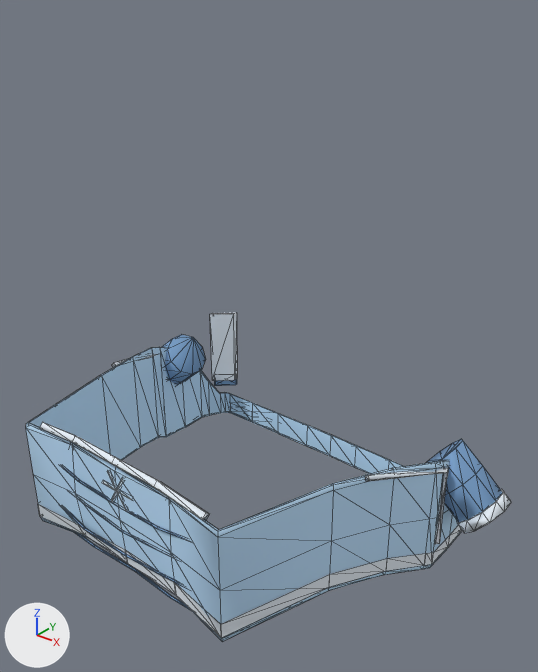
The glTF model ConditioningControlPanel/Resources/web/glassroad/art/models/emi-outfit-snow-day.glb: old version first, new version second.
One viewpoint serves both versions: a 50 mm camera at (0.582, -0.681, 1.221) aimed at (0.034, 0.004, 0.797). Arrows for +X, +Y and +Z are at lower left; the lights stay in place. The picture after the commit comes second. Mesh edges are drawn as thin lines. Vertices at exactly the same position are counted once.

In view in the first picture: 'emi_outfit_snow-day'.
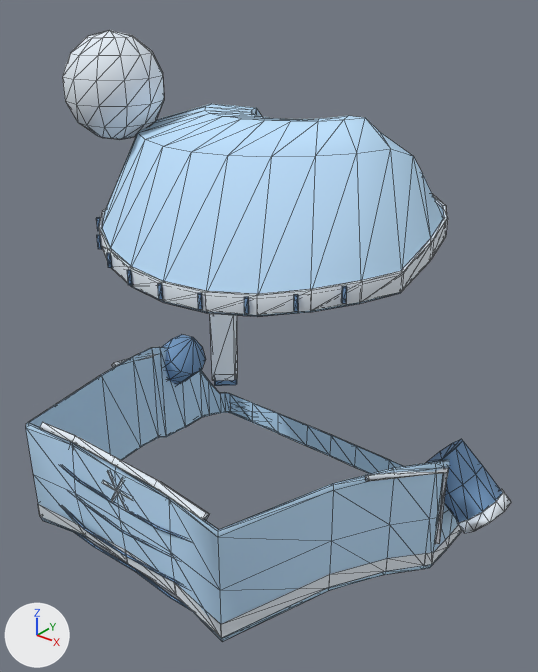
Commit message: art(glassroad): give every EMI outfit a distinct headpiece

Changed parts and their boxes (x1, y1, x2, y2) in the pictures (538 x 672 px):
'emi_outfit_snow-day', reshaped (86% taller)
    before: (26, 313, 511, 642)
    after: (26, 30, 511, 642)
part 1 of me_emi_outfit_snow_day, added
    after: (62, 30, 164, 139)
part 2 of me_emi_outfit_snow_day, added (blue)
    after: (96, 104, 448, 317)

Diff of the bpy script that builds the scene:
```diff
--- a/ConditioningControlPanel/Resources/web/glassroad/art/models/emi-outfit-snow-day.glb.py
+++ b/ConditioningControlPanel/Resources/web/glassroad/art/models/emi-outfit-snow-day.glb.py
@@ me_emi_outfit_snow_day @@
 # used by ob_emi_outfit_snow_day; location = (0.0, 0.0, 0.0)
-me_emi_outfit_snow_day.from_pydata(...)  # 594 vertices, 1052 faces; spans x -0.338..0.338, y -0.245..0.225, z 0.477..0.723
+me_emi_outfit_snow_day.from_pydata(...)  # 1004 vertices, 1832 faces; spans x -0.338..0.338, y -0.245..0.225, z 0.477..1.16
+# me_emi_outfit_snow_day part 1: a new loose piece, a UV sphere (12 segments, 7 rings, poles along z) spanning x -0.24..-0.114, y -0.101..0.021, z 1.03..1.16, in mat_emi_outfit_fabric
+# me_emi_outfit_snow_day part 2: 336 vertices added at x -0.238..0.238, y -0.152..0.217, z 0.885..1.074
 me_emi_outfit_snow_day.materials.append(mat_emi_outfit_fabric)
```
